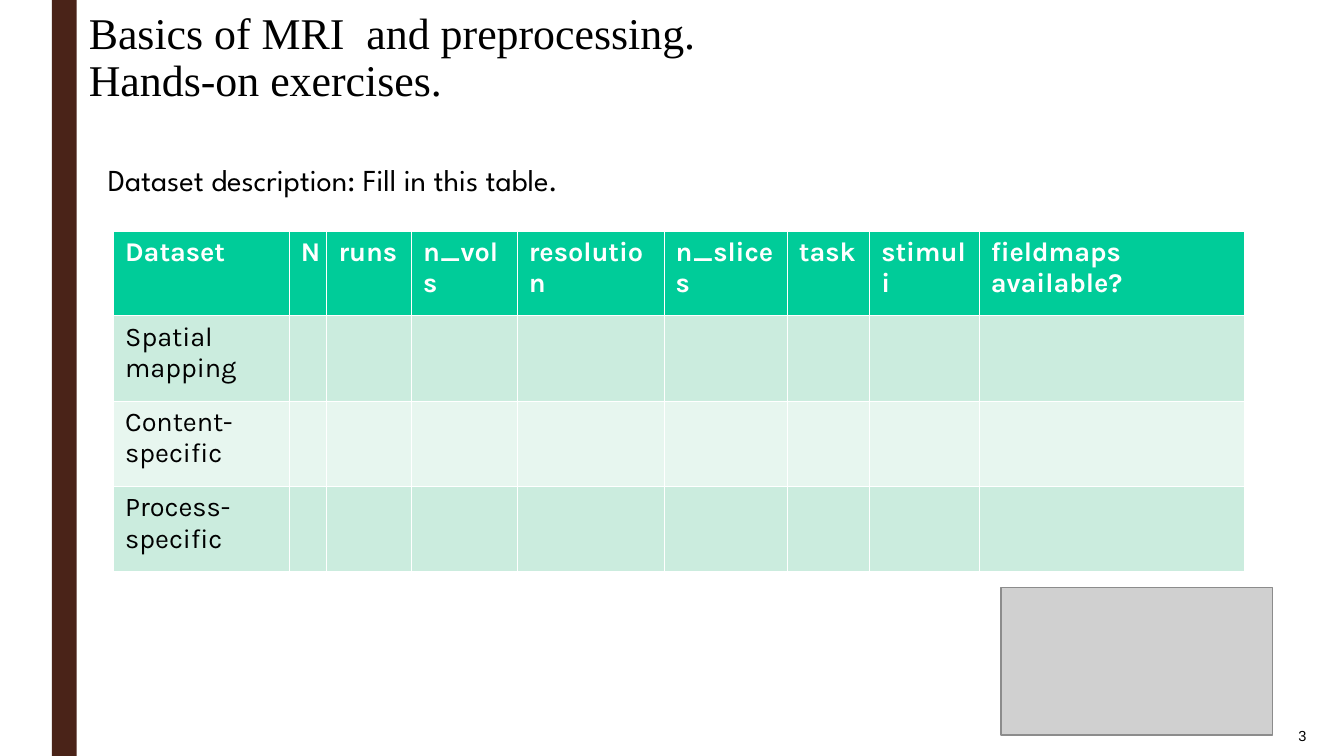
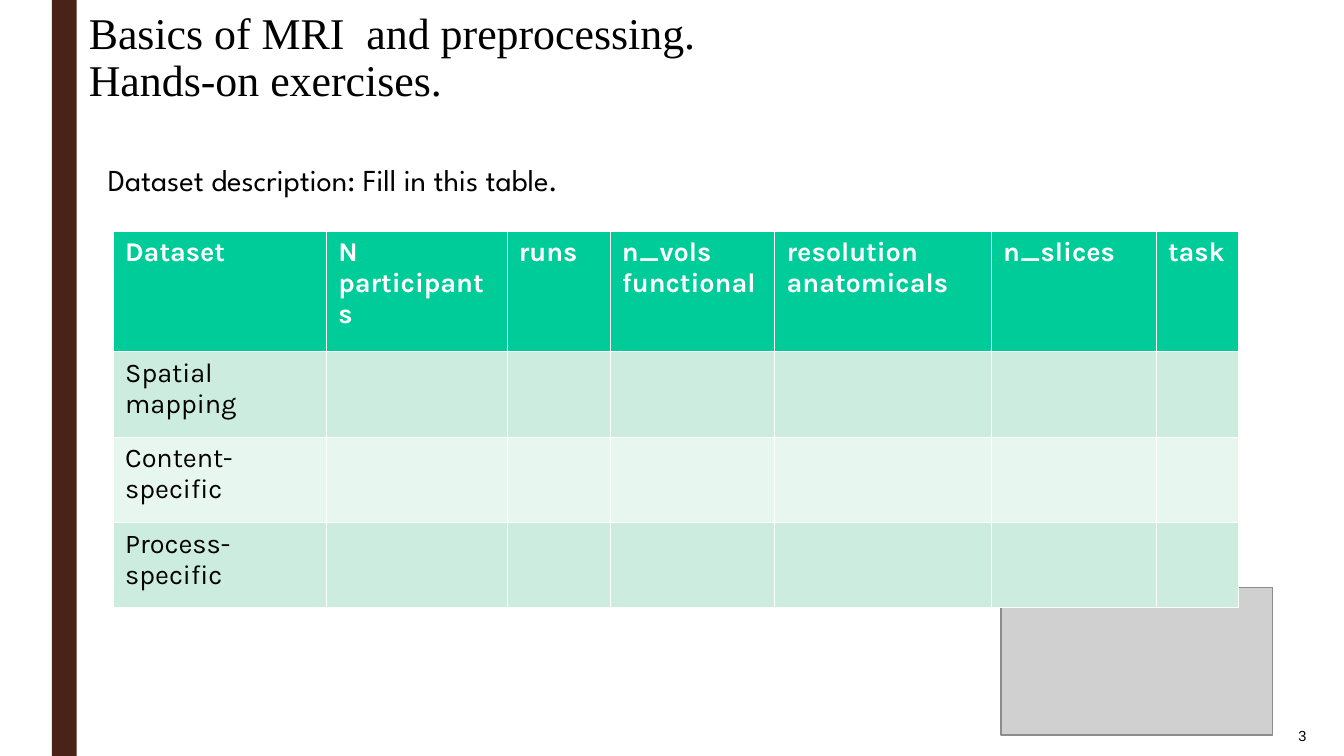
Before and after one commit to ortiztud/fmri_analysis_intro, a slide deck: slide 3 of slides/slides_session-1_hands-on.ppt. Drawn at 1344x756 pixels with LibreOffice and Linux fonts; fonts in the diff are those of the drawing; grey boxes stand for pictures; background and template pictures are left out. Boxes give left, top, right and bottom in pixels: in the first picture for what was removed or moved away, otherwise in the second. Text is boxed around its words. In the diff, an @@ line names an element or a change of style, - is before the commit and + after.

Commit message:
update table

```diff
--- a/slides/slides_session-1_hands-on.ppt
+++ b/slides/slides_session-1_hands-on.ppt
@@ table at [113,231,1240,594] @@
-column 2, row 1: N
+column 2, row 1: N / participants
-column 4, row 1: n_vols
+column 4, row 1: n_vols / functional
-column 5, row 1: resolution
+column 5, row 1: resolution / anatomicals
-column 8: stimuli |  |  | 
-column 9: fieldmaps available? |  |  | 
@@ table: place and size @@
-table at [113,231,1245,558]
+table at [113,231,1240,594]
```
